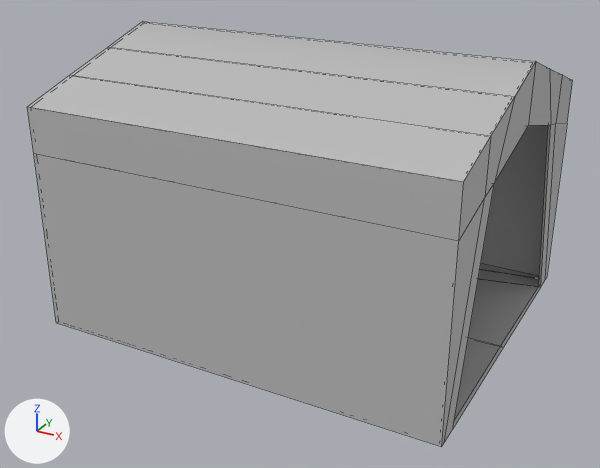
An edit to the FBX model Assets/Models/tentRectangle.fbx, drawn before and after from the same camera.
One viewpoint serves both versions: a 50 mm camera at (0.033, -0.0629, 0.0378) aimed at (-0.0002, -0.0025, 0.0076). Arrows for +X, +Y and +Z are at lower left; the lights stay in place. Mesh edges are drawn as thin lines. Where no turn or scale is listed for an object, it has been applied to the vertices.

In view in the first picture: 'RectangleTent'.
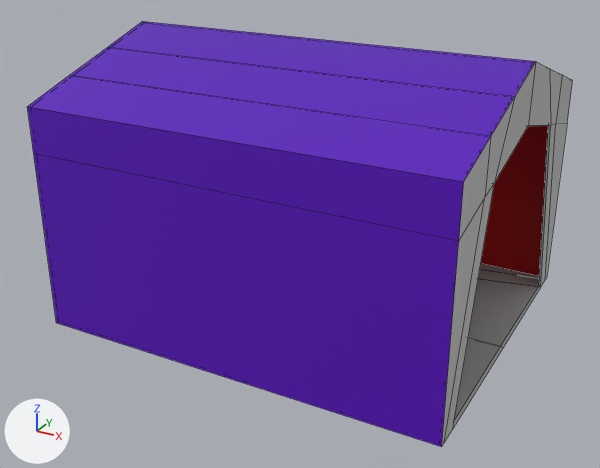
Patch to the scene script:
```diff
--- a/Assets/Models/tentRectangle.fbx.py
+++ b/Assets/Models/tentRectangle.fbx.py
@@ mat_lambert3 @@
+mat_lambert3 = principled_material('lambert3')
+mat_lambert3.base_color = (0.0961, 0.0, 0.5)  # purple #5700bc
@@ mat_lambert4 @@
+mat_lambert4 = principled_material('lambert4')
+mat_lambert4.base_color = (0.135, 0.5, 0.0)  # green #67bc00
@@ mat_lambert2 @@
+mat_lambert2 = principled_material('lambert2')
+mat_lambert2.base_color = (0.5, 0.0, 0.0)  # red #bc0000
@@ me_mesh @@
 me_mesh.from_pydata(...)  # 84 vertices, 82 faces; spans x -0.0185..0.0185, y -0.0154..0.0154, z -0.0101..0.0147
 # used by ob_rectangletent; location = (0.0, 0.0, 0.00995)
+# me_mesh part 1: all 10 faces centred in x 0.0, y -0.0154..-0.0025, z -0.002..0.0139 switch from mat_lambert1 (grey #bcbcbc) to mat_lambert3 (purple #5700bc)
+# me_mesh part 2: all 10 faces centred in x 0.0, y 0.0025..0.0154, z -0.002..0.0139 switch from mat_lambert1 (grey #bcbcbc) to mat_lambert2 (red #bc0000)
+me_mesh.materials.append(mat_lambert4)  # green #67bc00
```

What differs and where, as boxes [x1, y1, x2, y2] in the pictures (600 x 468 px):
part 1 of me_mesh, recoloured (grey to purple): [27, 21, 535, 447] in both
part 2 of me_mesh, recoloured (grey to red): [481, 126, 548, 276] in both
